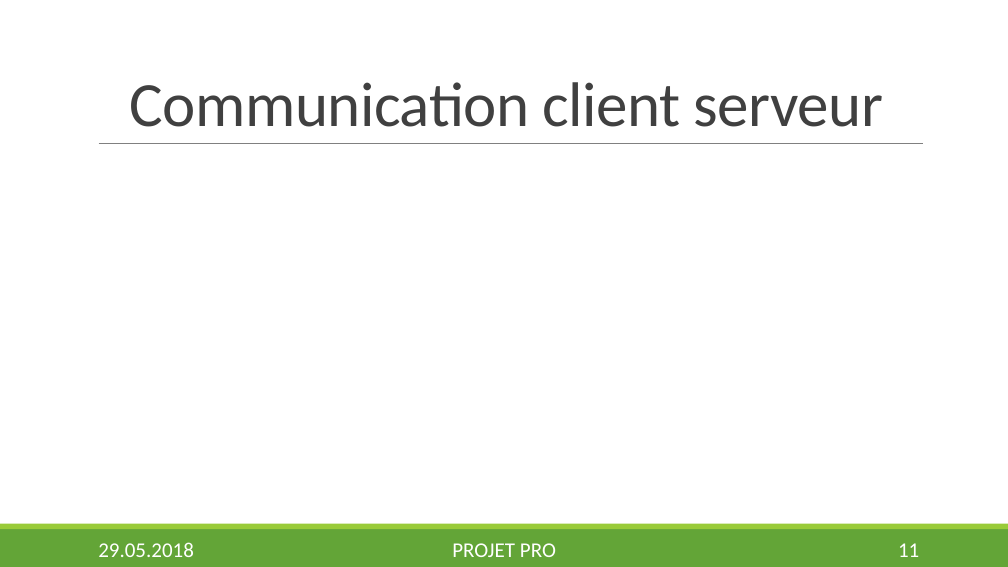
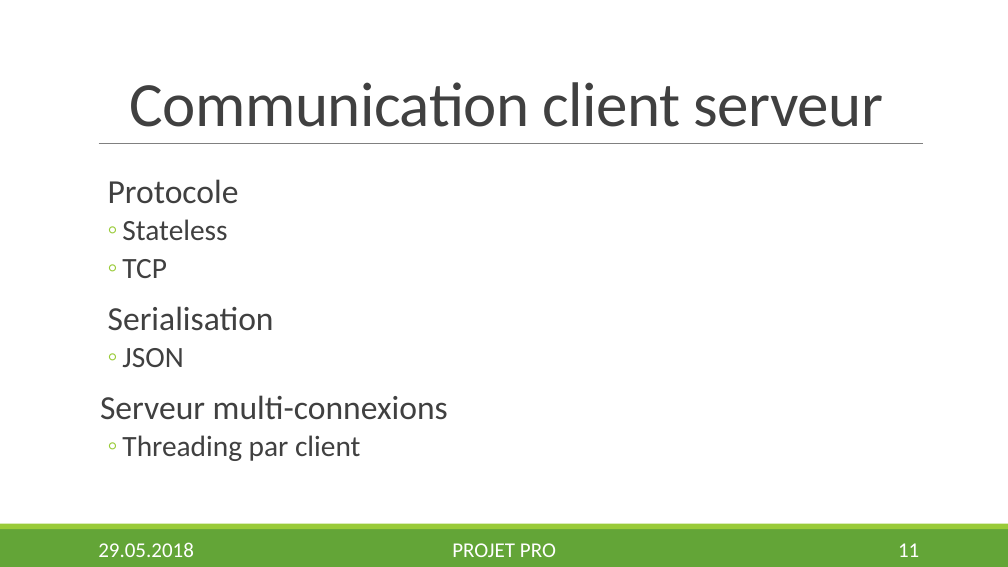
Before and after one commit to Nyahon/PRO, a slide deck: slide 11 of presentation/DaryllFinal.pptx. Drawn at 1008x567 pixels with LibreOffice and Linux fonts; fonts in the diff are those of the drawing; background and template pictures are left out. Boxes give left, top, right and bottom in pixels: in the first picture for what was removed or moved away, otherwise in the second. Text is boxed around its words. In the diff, an @@ line names an element or a change of style, - is before the commit and + after.

```diff
--- a/presentation/DaryllFinal.pptx
+++ b/presentation/DaryllFinal.pptx
@@ text added at <box>100,179,448,461</box>, 32 pt, text #404040 @@
+  Protocole
+  ◦ Stateless
+  ◦ TCP
+  Serialisation
+  ◦ JSON
+  Serveur multi-connexions
+  ◦ Threading par client
```
Also in this commit, not shown: 4 other slides changed.
